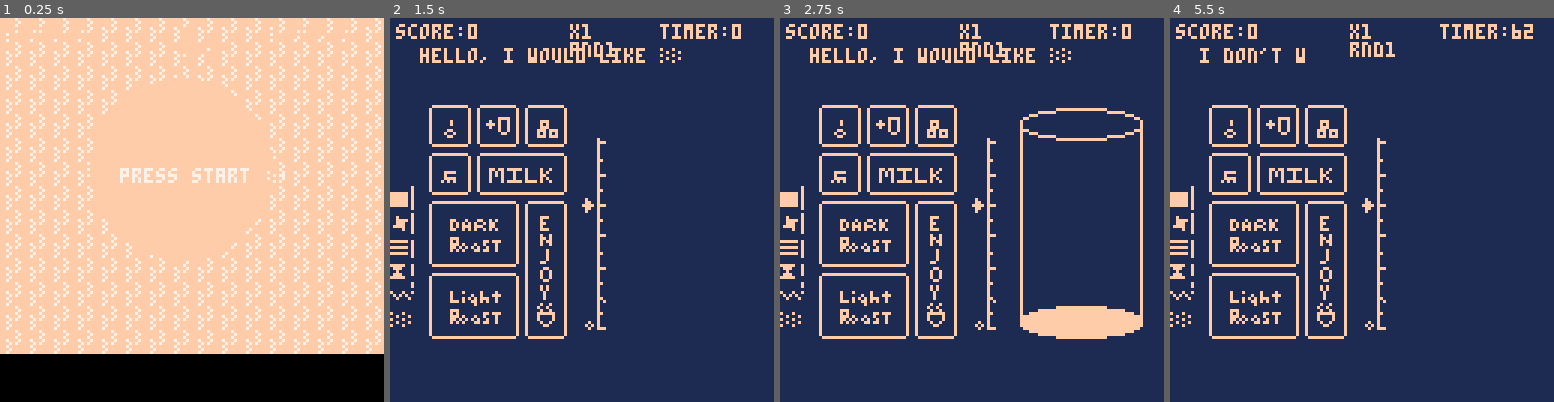
Above: before the commit, frames 1-4 (left to right).
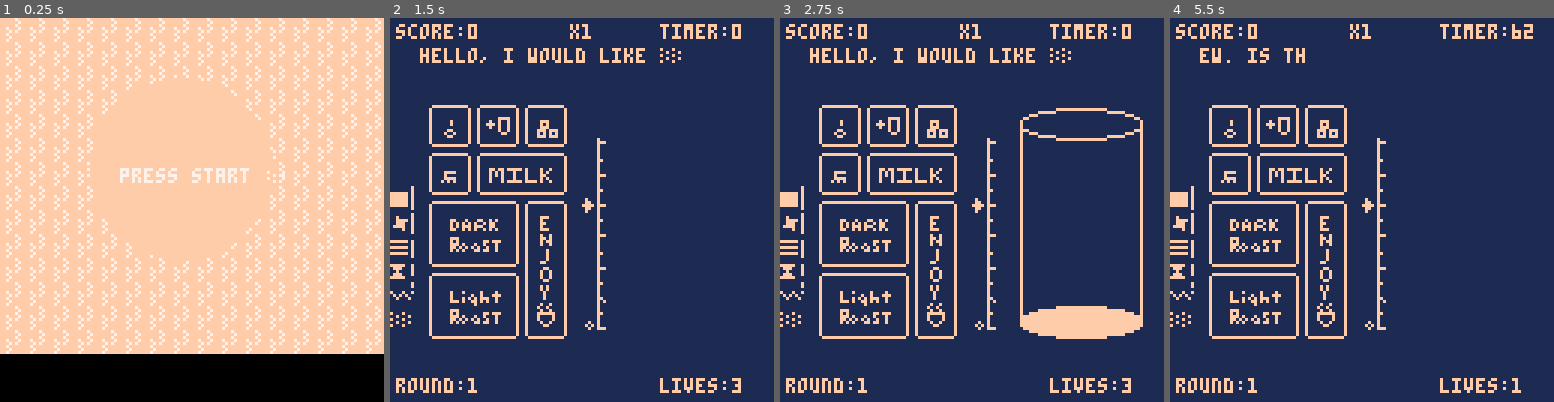
Above: after the commit, the same moments.

Repository: ianquill/brewbyte
Game: PICO-8 cartridge coffee_v07.p8
The game is run twice, just before and just after one commit, with the same random seed, the same clock (stepped at 60 frames per second) and the same inputs.
Inputs:
- Up to frame 1 (0.25 s): no input
- Up to frame 2 (1.5 s): tap X (X key) at 0.33, 1.07 s
- Up to frame 3 (2.75 s): hold Right 1.6-2.1 s; tap X (X key) at 1.85 s; hold Up 2.15-2.42 s; hold Right from 2.47 s (still down)
- Up to frame 4 (5.5 s): tap X (X key) at 2.97, 4.08, 5.2 s; release Right at 3.03 s; hold Left 3.08-3.58 s; hold Down 3.63-3.97 s; hold Right 4.02-4.68 s; hold Up 4.73-5.03 s; hold Left from 5.08 s (still down)

The runs differ from the first frame. In frame 1, 0.2% of the frame differs, in the area x 1-91%, y 2-11%; in frame 2, 0.9%; in frame 3, 0.9%; in frame 4, 1.4%, in the area x 1-92%, y 6-98%.

Commit message:
added @lydon_music gameover song + multiplier sfx

Diff:
--- a/coffee_v07.p8
+++ b/coffee_v07.p8
@@ -7,7 +7,7 @@
 --sound+music by @lydonmusic
 
 --changelog
----v07-tutorial
+---v07-gameover+lives
 ---v06-newsfx+dialoguesystem
 ---v05-added basic gameplay
 ---v04-integrate sfx+music
@@ -31,13 +31,9 @@
 ---fast pressing buttons allows for unintended heights
 
 --ideas
---
 --little 1sprite cafe above ui below text for line etc,
 
 --people's sprites show what pattern they're looking for
-
---ppl order "tones" of coffee
---the challenge is getting the correct height, and
 
 --only for main game screen
 
@@ -110,6 +106,8 @@
 			current_tone=2
 		elseif current_tone>2 then
 			current_tone-=1
+		elseif current_tone==1 then
+			current_tone+=1
 		end
 		coffee_height_goal=coffee_height+10
 		sfx(27)
@@ -169,6 +167,7 @@
 			"yum!\ndo you have puppuccinos?\nalso what is your goat policy?"
 			}
 		elseif tones[current_tone]==tones[order] then
+			--condition: only a bit of liquid in cup
 			dialogue=rnd{
 			"did you spit in this?",
 			"there's barely\nanything in here.",
@@ -182,7 +181,9 @@
 			sfx(24)
 			add_score(-0)
 			current_combo=0
+			current_lives-=1
 		elseif coffee_height>=35 then
+			--condition: not correct type of coffee
 			timer+=10 --extra time for long line lol
 			dialogue=rnd{
 			"that's not what i ordered.",
@@ -197,11 +198,17 @@
 			sfx(24)
 			add_score(0)
 			current_combo=0
-		else
+			current_lives-=1
+		else
+			--condition: giving an empty cup
 			add_score(0)
 			current_combo=0
 			sfx(24)
 			dialogue=rnd{
+				"there's nothing in here.",
+				"an empty cup?",
+				"you're just going to give me...\n nothing?",
+				"uh. thanks for the cup i guess.",
 				"...",
 				"that's not what i ordered.",
 				"hm. not how i like it.",
@@ -212,6 +219,7 @@
 				"i want my money back.",
 				"uh.\nshould i get back in line?"
 				}
+			current_lives-=1
 		end
 		--clear cup()
 		clear_cup()
@@ -278,9 +286,12 @@
 	machine_on=false
 	filling=false
 	cup=false
+	max_lives=3
+	current_lives=max_lives
 	score=0
 	added_score={}
 	current_mult=1
+	last_mult=1
 	current_combo=0
 	customer_count=1
 	round=1
@@ -397,12 +408,19 @@
 
 	--gamemanager
 	if gamemode=="game" then
+
+		--combos add to multiplier or reset it
 		if current_combo >= 2 then
 			current_mult=flr(0.5*current_combo)
+			if current_mult~=last_mult then
+				sfx(37)
+				last_mult=current_mult
+			end
 		else
 			current_mult=1
 		end
 
+		--change timer as rounds increase
 		if customer_count%10==0 then
 			round+=1
 			--decrease timer for orders here
@@ -412,8 +430,11 @@
 			customer_count+=1
 		end
 
-
-
+		if current_lives<=0 then
+			gameover=true
+		end
+
+		--cut content ;)
 			--if flooded
 		--check that there is an order
 		--generate one if not
@@ -424,6 +445,12 @@
 				--added_score={}
 			--end
 		--end
+
+		if gameover==true then
+			gamemode="gameover"
+			music(-1)
+			music(20)
+		end
 	end
 
 	--input
@@ -600,20 +627,20 @@
 			draw_container()
 		end
 
-		if gameover==true then
-			music(-1)
+		if gamemode=="gameover" then
 			cls(3)
 			map(32)
 			print("game over.",15)
-		end
-
-	end
-
-	--temp draw score over everything
-	print("score:"..score,2,2,15)
-	print("timer:"..timer,90,2,15)
-	print("x"..current_mult,60,2,15)
-	print("rnd"..round)
+		else
+			--temp draw score over everything
+			print("score:"..score,2,2,15)
+			print("timer:"..timer,90,2,15)
+			print("x"..current_mult,60,2,15)
+			print("round:"..round,2,120,15)
+			print("lives:"..current_lives,90,120,15)
+		end
+
+	end
 
 end
 
Not shown, changed: the music (__music__) section of coffee_v07.p8
Not shown, changed: the sound effects (__sfx__) section of coffee_v07.p8
